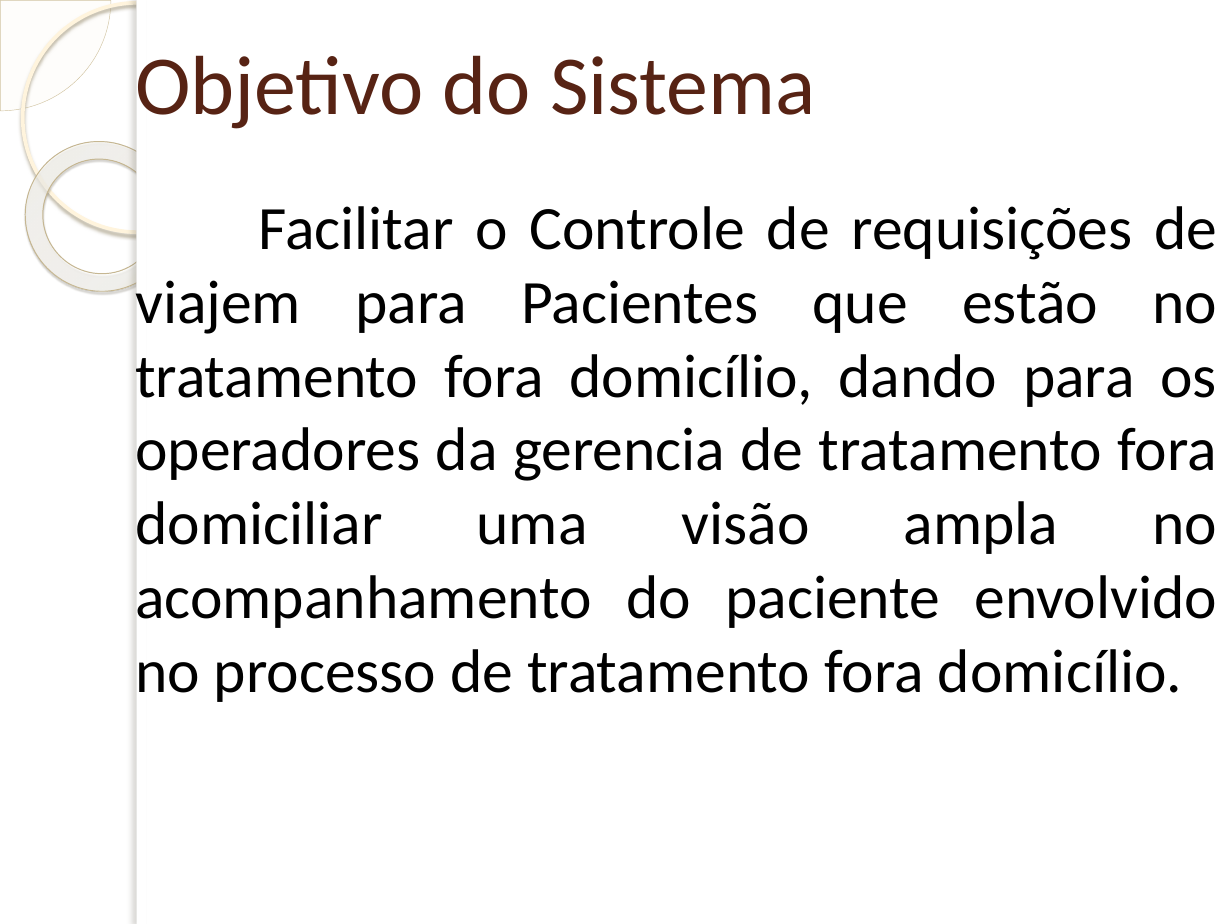
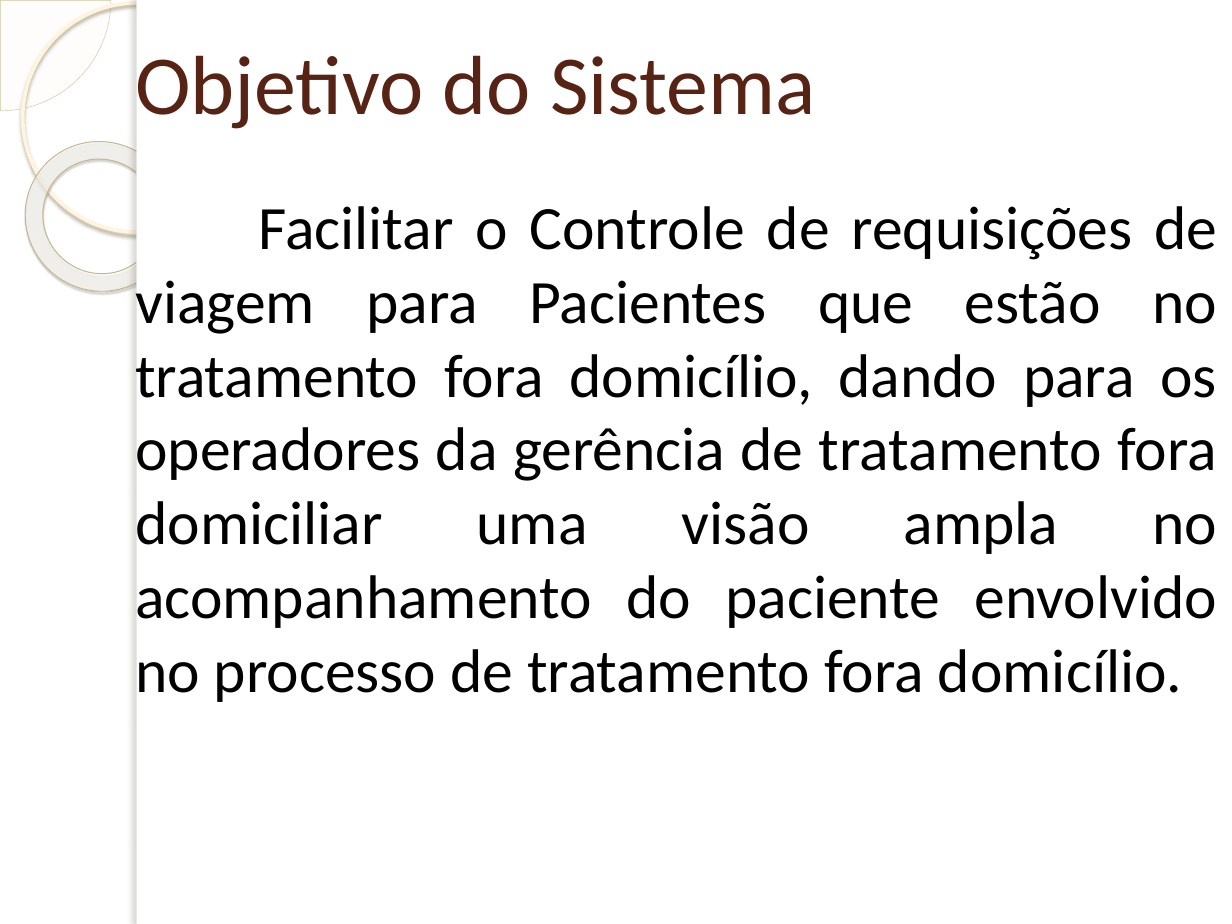
Before and after one commit to pjsantosp/PROJETOTCC, a slide deck: slide 5 of Apresentação TCC2 Paulo.pptx. Drawn at 1232x924 pixels with LibreOffice and Linux fonts; fonts in the diff are those of the drawing; background and template pictures are left out. Boxes give left, top, right and bottom in pixels: in the first picture for what was removed or moved away, otherwise in the second. Text is boxed around its words. In the diff, an @@ line names an element or a change of style, - is before the commit and + after.

```diff
--- a/Apresentação TCC2 Paulo.pptx
+++ b/Apresentação TCC2 Paulo.pptx
@@ text at bbox=[135, 206, 1218, 702]: text changed @@
-Facilitar o Controle de requisições de viajem para Pacientes que estão no tratamento fora domicílio, dando para os operadores da gerencia de tratamento fora domiciliar uma visão ampla no acompanhamento do paciente envolvido no processo de tratamento fora domicílio.
+Facilitar o Controle de requisições de viagem para Pacientes que estão no tratamento fora domicílio, dando para os operadores da gerência de tratamento fora domiciliar uma visão ampla no acompanhamento do paciente envolvido no processo de tratamento fora domicílio.
```
Also in this commit, not shown: 6 other slides changed.
